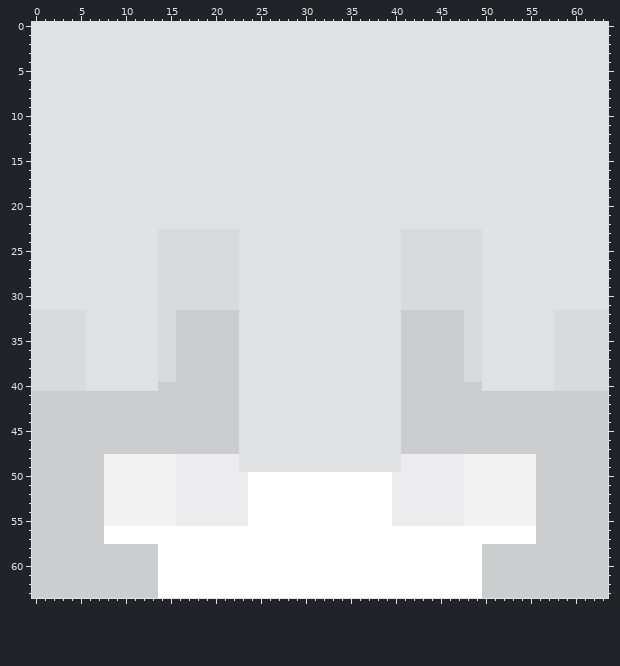
Pixel-art sprite, stored at skins/b3136bba-c20e-4ea4-b4d5-37c4c6715497.png. Above is the file before it was changed.
The file is 64x64 pixels. Colours within 5 levels of each other are drawn and written as one.
The result:
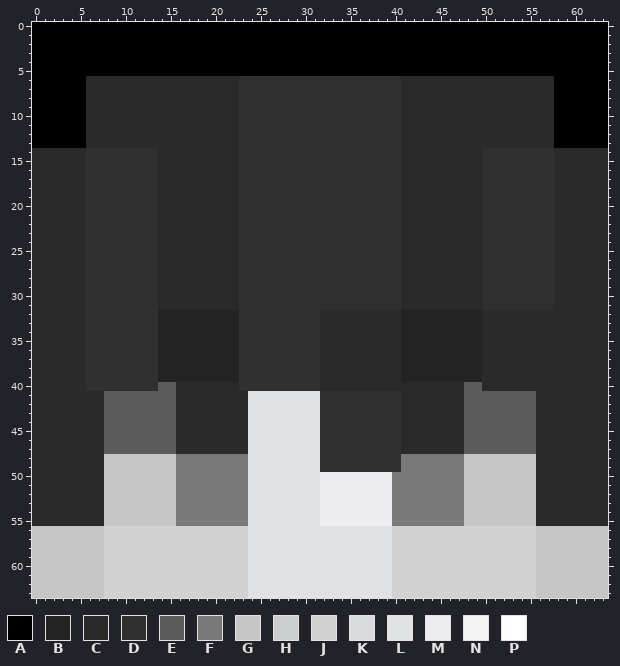
Palette (. is transparent): A #000000  B #232323  C #2a2a2a  D #303030  E #5a5a5a  F #797979  G #c6c6c6  H #cbcdcf  J #d1d1d1  K #d8dadc  L #dfe1e3  M #ededef  N #f3f3f4  P #ffffff
Commit: 自動上傳玩家 cococandy0426 的皮膚臉部
The exact change:
Changed rows in their new state; - is an unchanged pixel.
first column x 0:
 0 AAAAAAAAAAAAAAAAAAAAAAAAAAAAAAAAAAAAAAAAAAAAAAAAAAAAAAAAAAAAAAAA
 1 AAAAAAAAAAAAAAAAAAAAAAAAAAAAAAAAAAAAAAAAAAAAAAAAAAAAAAAAAAAAAAAA
 2 AAAAAAAAAAAAAAAAAAAAAAAAAAAAAAAAAAAAAAAAAAAAAAAAAAAAAAAAAAAAAAAA
 3 AAAAAAAAAAAAAAAAAAAAAAAAAAAAAAAAAAAAAAAAAAAAAAAAAAAAAAAAAAAAAAAA
 4 AAAAAAAAAAAAAAAAAAAAAAAAAAAAAAAAAAAAAAAAAAAAAAAAAAAAAAAAAAAAAAAA
 5 AAAAAAAAAAAAAAAAAAAAAAAAAAAAAAAAAAAAAAAAAAAAAAAAAAAAAAAAAAAAAAAA
 6 AAAAAACCCCCCCCCCCCCCCCCDDDDDDDDDDDDDDDDDDCCCCCCCCCCCCCCCCCAAAAAA
 7 AAAAAACCCCCCCCCCCCCCCCCDDDDDDDDDDDDDDDDDDCCCCCCCCCCCCCCCCCAAAAAA
 8 AAAAAACCCCCCCCCCCCCCCCCDDDDDDDDDDDDDDDDDDCCCCCCCCCCCCCCCCCAAAAAA
 9 AAAAAACCCCCCCCCCCCCCCCCDDDDDDDDDDDDDDDDDDCCCCCCCCCCCCCCCCCAAAAAA
10 AAAAAACCCCCCCCCCCCCCCCCDDDDDDDDDDDDDDDDDDCCCCCCCCCCCCCCCCCAAAAAA
11 AAAAAACCCCCCCCCCCCCCCCCDDDDDDDDDDDDDDDDDDCCCCCCCCCCCCCCCCCAAAAAA
12 AAAAAACCCCCCCCCCCCCCCCCDDDDDDDDDDDDDDDDDDCCCCCCCCCCCCCCCCCAAAAAA
13 AAAAAACCCCCCCCCCCCCCCCCDDDDDDDDDDDDDDDDDDCCCCCCCCCCCCCCCCCAAAAAA
14 CCCCCCDDDDDDDDCCCCCCCCCDDDDDDDDDDDDDDDDDDCCCCCCCCCDDDDDDDDCCCCCC
15 CCCCCCDDDDDDDDCCCCCCCCCDDDDDDDDDDDDDDDDDDCCCCCCCCCDDDDDDDDCCCCCC
16 CCCCCCDDDDDDDDCCCCCCCCCDDDDDDDDDDDDDDDDDDCCCCCCCCCDDDDDDDDCCCCCC
17 CCCCCCDDDDDDDDCCCCCCCCCDDDDDDDDDDDDDDDDDDCCCCCCCCCDDDDDDDDCCCCCC
18 CCCCCCDDDDDDDDCCCCCCCCCDDDDDDDDDDDDDDDDDDCCCCCCCCCDDDDDDDDCCCCCC
19 CCCCCCDDDDDDDDCCCCCCCCCDDDDDDDDDDDDDDDDDDCCCCCCCCCDDDDDDDDCCCCCC
20 CCCCCCDDDDDDDDCCCCCCCCCDDDDDDDDDDDDDDDDDDCCCCCCCCCDDDDDDDDCCCCCC
21 CCCCCCDDDDDDDDCCCCCCCCCDDDDDDDDDDDDDDDDDDCCCCCCCCCDDDDDDDDCCCCCC
22 CCCCCCDDDDDDDDCCCCCCCCCDDDDDDDDDDDDDDDDDDCCCCCCCCCDDDDDDDDCCCCCC
23 CCCCCCDDDDDDDDCCCCCCCCCDDDDDDDDDDDDDDDDDDCCCCCCCCCDDDDDDDDCCCCCC
24 CCCCCCDDDDDDDDCCCCCCCCCDDDDDDDDDDDDDDDDDDCCCCCCCCCDDDDDDDDCCCCCC
25 CCCCCCDDDDDDDDCCCCCCCCCDDDDDDDDDDDDDDDDDDCCCCCCCCCDDDDDDDDCCCCCC
26 CCCCCCDDDDDDDDCCCCCCCCCDDDDDDDDDDDDDDDDDDCCCCCCCCCDDDDDDDDCCCCCC
27 CCCCCCDDDDDDDDCCCCCCCCCDDDDDDDDDDDDDDDDDDCCCCCCCCCDDDDDDDDCCCCCC
28 CCCCCCDDDDDDDDCCCCCCCCCDDDDDDDDDDDDDDDDDDCCCCCCCCCDDDDDDDDCCCCCC
29 CCCCCCDDDDDDDDCCCCCCCCCDDDDDDDDDDDDDDDDDDCCCCCCCCCDDDDDDDDCCCCCC
30 CCCCCCDDDDDDDDCCCCCCCCCDDDDDDDDDDDDDDDDDDCCCCCCCCCDDDDDDDDCCCCCC
31 CCCCCCDDDDDDDDCCCCCCCCCDDDDDDDDDDDDDDDDDDCCCCCCCCCDDDDDDDDCCCCCC
32 CCCCCCDDDDDDDDBBBBBBBBBDDDDDDDDDCCCCCCCCCBBBBBBBBBCCCCCCCCCCCCCC
33 CCCCCCDDDDDDDDBBBBBBBBBDDDDDDDDDCCCCCCCCCBBBBBBBBBCCCCCCCCCCCCCC
34 CCCCCCDDDDDDDDBBBBBBBBBDDDDDDDDDCCCCCCCCCBBBBBBBBBCCCCCCCCCCCCCC
35 CCCCCCDDDDDDDDBBBBBBBBBDDDDDDDDDCCCCCCCCCBBBBBBBBBCCCCCCCCCCCCCC
36 CCCCCCDDDDDDDDBBBBBBBBBDDDDDDDDDCCCCCCCCCBBBBBBBBBCCCCCCCCCCCCCC
37 CCCCCCDDDDDDDDBBBBBBBBBDDDDDDDDDCCCCCCCCCBBBBBBBBBCCCCCCCCCCCCCC
38 CCCCCCDDDDDDDDBBBBBBBBBDDDDDDDDDCCCCCCCCCBBBBBBBBBCCCCCCCCCCCCCC
39 CCCCCCDDDDDDDDBBBBBBBBBDDDDDDDDDCCCCCCCCCBBBBBBBBBCCCCCCCCCCCCCC
40 CCCCCCDDDDDDDDEECCCCCCCDDDDDDDDDCCCCCCCCCCCCCCCCEECCCCCCCCCCCCCC
41 CCCCCCCCEEEEEEEECCCCCCCC--------DDDDDDDDDCCCCCCCEEEEEEEECCCCCCCC
42 CCCCCCCCEEEEEEEECCCCCCCC--------DDDDDDDDDCCCCCCCEEEEEEEECCCCCCCC
43 CCCCCCCCEEEEEEEECCCCCCCC--------DDDDDDDDDCCCCCCCEEEEEEEECCCCCCCC
44 CCCCCCCCEEEEEEEECCCCCCCC--------DDDDDDDDDCCCCCCCEEEEEEEECCCCCCCC
45 CCCCCCCCEEEEEEEECCCCCCCC--------DDDDDDDDDCCCCCCCEEEEEEEECCCCCCCC
46 CCCCCCCCEEEEEEEECCCCCCCC--------DDDDDDDDDCCCCCCCEEEEEEEECCCCCCCC
47 CCCCCCCCEEEEEEEECCCCCCCC--------DDDDDDDDDCCCCCCCEEEEEEEECCCCCCCC
48 CCCCCCCCGGGGGGGGFFFFFFFF--------DDDDDDDDDFFFFFFFGGGGGGGGCCCCCCCC
49 CCCCCCCCGGGGGGGGFFFFFFFF--------DDDDDDDDDFFFFFFFGGGGGGGGCCCCCCCC
50 CCCCCCCCGGGGGGGGFFFFFFFFLLLLLLLLMMMMMMMMFFFFFFFFGGGGGGGGCCCCCCCC
51 CCCCCCCCGGGGGGGGFFFFFFFFLLLLLLLLMMMMMMMMFFFFFFFFGGGGGGGGCCCCCCCC
52 CCCCCCCCGGGGGGGGFFFFFFFFLLLLLLLLMMMMMMMMFFFFFFFFGGGGGGGGCCCCCCCC
53 CCCCCCCCGGGGGGGGFFFFFFFFLLLLLLLLMMMMMMMMFFFFFFFFGGGGGGGGCCCCCCCC
54 CCCCCCCCGGGGGGGGFFFFFFFFLLLLLLLLMMMMMMMMFFFFFFFFGGGGGGGGCCCCCCCC
55 CCCCCCCCGGGGGGGGFFFFFFFFLLLLLLLLMMMMMMMMFFFFFFFFGGGGGGGGCCCCCCCC
56 GGGGGGGGJJJJJJJJJJJJJJJJLLLLLLLLLLLLLLLLJJJJJJJJJJJJJJJJGGGGGGGG
57 GGGGGGGGJJJJJJJJJJJJJJJJLLLLLLLLLLLLLLLLJJJJJJJJJJJJJJJJGGGGGGGG
58 GGGGGGGGJJJJJJJJJJJJJJJJLLLLLLLLLLLLLLLLJJJJJJJJJJJJJJJJGGGGGGGG
59 GGGGGGGGJJJJJJJJJJJJJJJJLLLLLLLLLLLLLLLLJJJJJJJJJJJJJJJJGGGGGGGG
60 GGGGGGGGJJJJJJJJJJJJJJJJLLLLLLLLLLLLLLLLJJJJJJJJJJJJJJJJGGGGGGGG
61 GGGGGGGGJJJJJJJJJJJJJJJJLLLLLLLLLLLLLLLLJJJJJJJJJJJJJJJJGGGGGGGG
62 GGGGGGGGJJJJJJJJJJJJJJJJLLLLLLLLLLLLLLLLJJJJJJJJJJJJJJJJGGGGGGGG
63 GGGGGGGGJJJJJJJJJJJJJJJJLLLLLLLLLLLLLLLLJJJJJJJJJJJJJJJJGGGGGGGG
